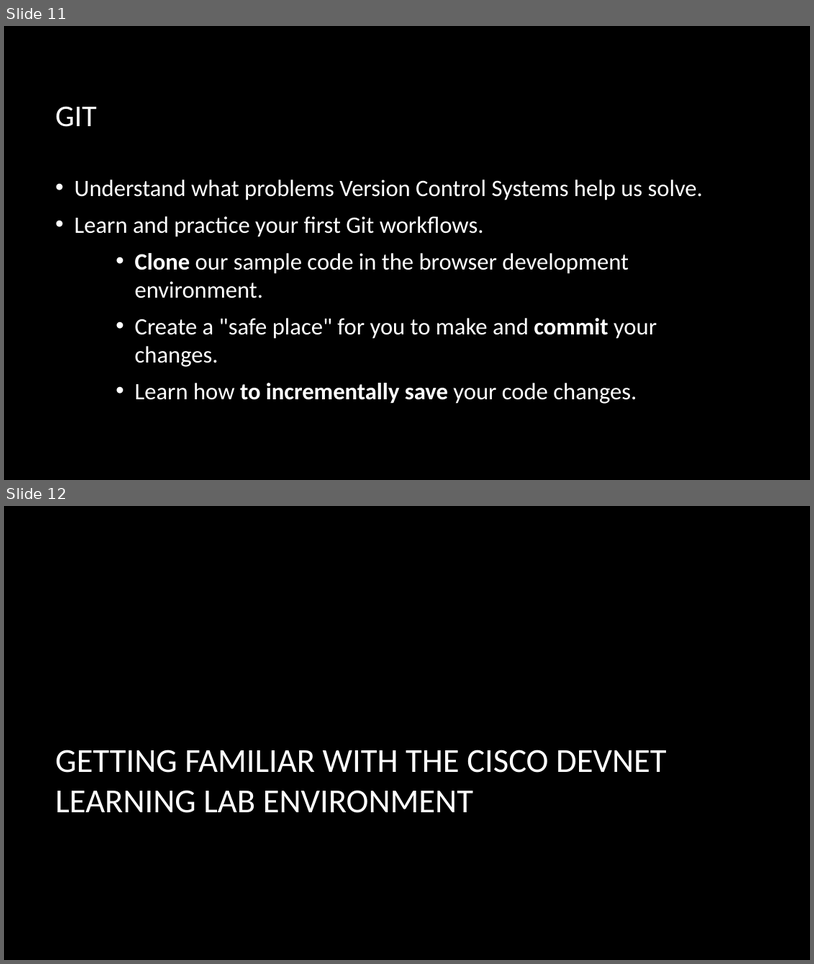
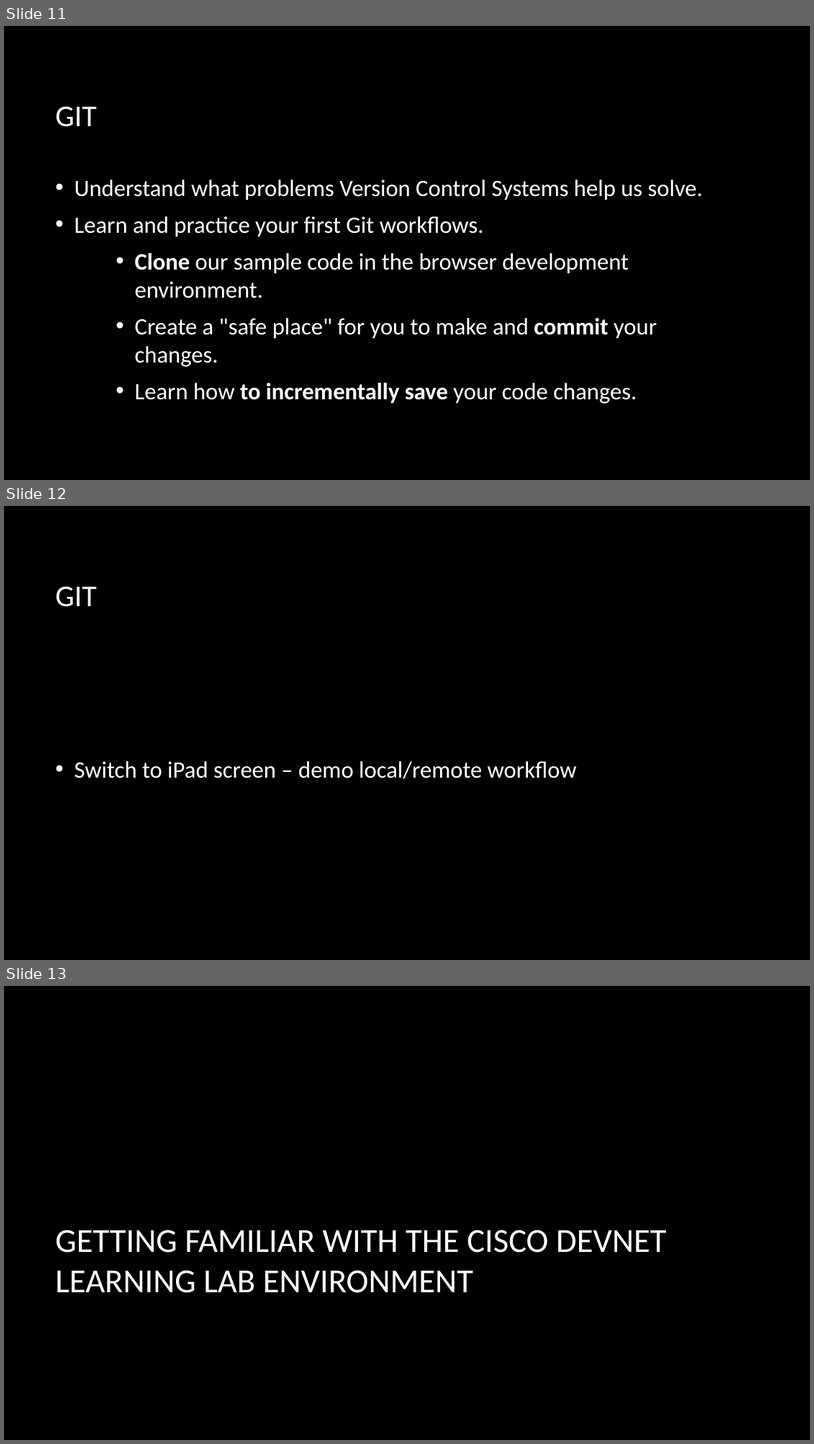
Before and after one commit to CiscoDevNet/WASTC2024-vFDW, a slide deck: 1-Monday/Intro-to-Git/WASTC2024-vFDW-Intro-to-Git.pptx. Shown one above the other, each under a label of ours: slides 11 and 12 before the commit, slides 11, 12 and 13 after it. The pictures are 814x964 and 814x1444 pixels, drawn with LibreOffice and Linux fonts; fonts in the diff are those of the drawing; background and template pictures are left out. Boxes give left, top, right and bottom in pixels: in the first picture for what was removed or moved away, otherwise in the second. Text is boxed around its words. In the diff, an @@ line names an element or a change of style, - is before the commit and + after.

Commit message:
update include slide for whiteboard demo

```diff
--- a/1-Monday/Intro-to-Git/WASTC2024-vFDW-Intro-to-Git.pptx
+++ b/1-Monday/Intro-to-Git/WASTC2024-vFDW-Intro-to-Git.pptx
@@ slide 12 added at (4,506,810,960), background picture (left out) @@
@@ title added at (55,586,96,607), 36 pt, text #FFFFFF @@
+GIT
@@ text added at (75,761,577,779), 28 pt, text #FFFFFF @@
+• Switch to iPad screen – demo local/remote workflow
@@ what was slide 12 is now slide 13 @@
```
